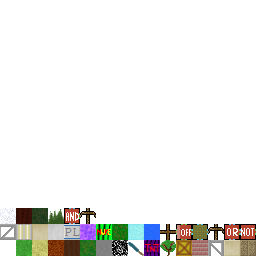
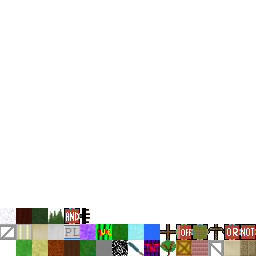
Before/after of a 256px x 256px layered artwork. What changed in the layer stack:
painted on "ItemTextures.png" over (80, 208, 96, 224)
